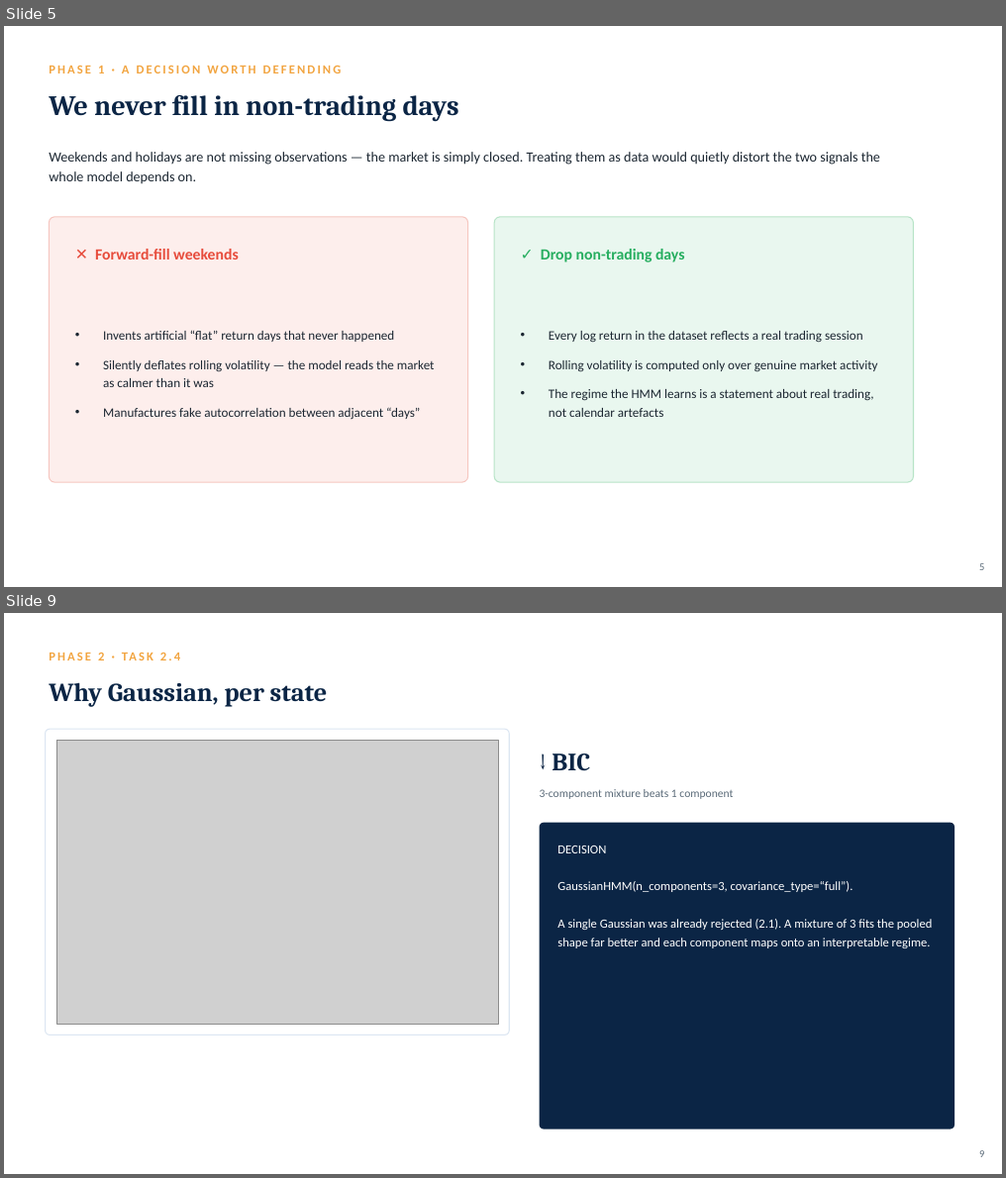
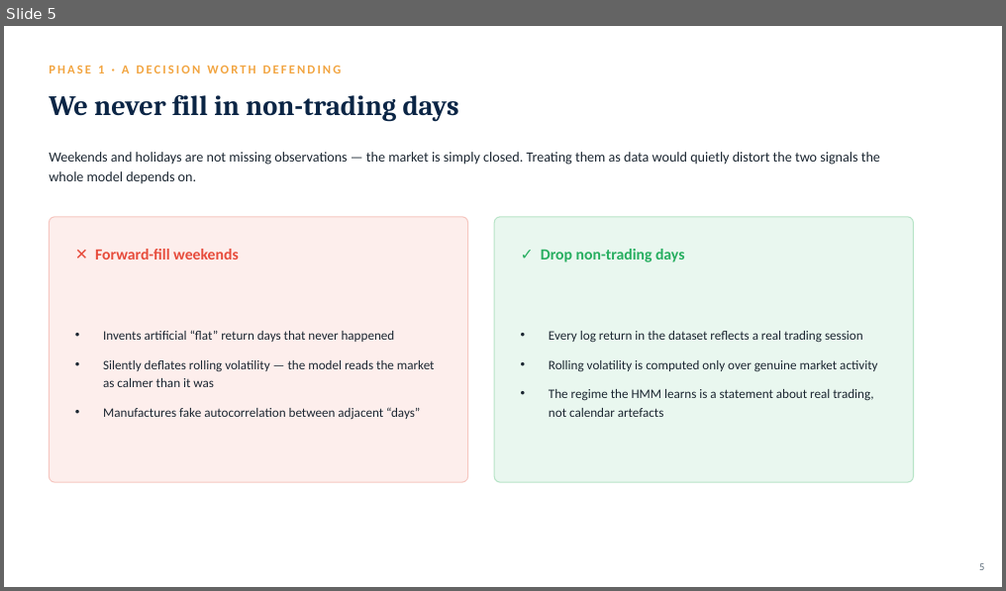
Before and after one commit to TheRealLionn/FINACIAL-DETECTION-WITH-HMM, a slide deck: slides/HMM_Regime_Detection.pptx. Shown one above the other, each under a label of ours: slides 5 and 9 before the commit, slide 5 after it; the slides between them are not shown. The pictures are 1006x1178 and 1006x591 pixels, drawn with LibreOffice and Linux fonts; fonts in the diff are those of the drawing; grey boxes stand for pictures. Boxes give left, top, right and bottom in pixels: in the first picture for what was removed or moved away, otherwise in the second. Text is boxed around its words. In the diff, an @@ line names an element or a change of style, - is before the commit and + after.

```diff
--- a/slides/HMM_Regime_Detection.pptx
+++ b/slides/HMM_Regime_Detection.pptx
@@ slide 9 removed at bbox=[4, 613, 1002, 1174], background #FFFFFF @@
@@ text removed at bbox=[98, 652, 180, 661] @@
-PHASE 2 · TASK 2.4
@@ text removed at bbox=[49, 682, 328, 707] @@
-Why Gaussian, per state
@@ rounded rectangle removed at bbox=[46, 729, 509, 1035] @@
@@ picture removed at bbox=[56, 741, 498, 1024] @@
@@ text removed at bbox=[551, 754, 590, 771] @@
-↓ BIC
@@ text removed at bbox=[540, 789, 733, 799] @@
-3-component mixture beats 1 component
@@ rounded rectangle removed at bbox=[540, 823, 954, 1130] @@
@@ text removed at bbox=[557, 846, 933, 949] @@
-DECISION
-GaussianHMM(n_components=3, covariance_type=“full”).
-A single Gaussian was already rejected (2.1). A mixture of 3 fits the pooled shape far better and each component maps onto an interpretable regime.
@@ text removed at bbox=[979, 1151, 984, 1157] @@
-9
```
Also in this commit, not shown: 13 slides changed, 1 slide added.
